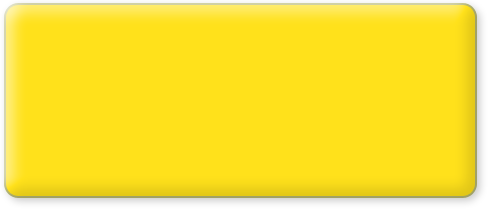
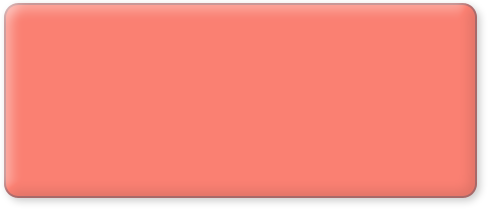
Comparing the layer stacks of the two w=489, h=211 images. Changes:
added layer "Shape 4 copy" above "Shape 4" over [4, 3, 477, 198]
hid "Shape 4" over [4, 3, 477, 198]
